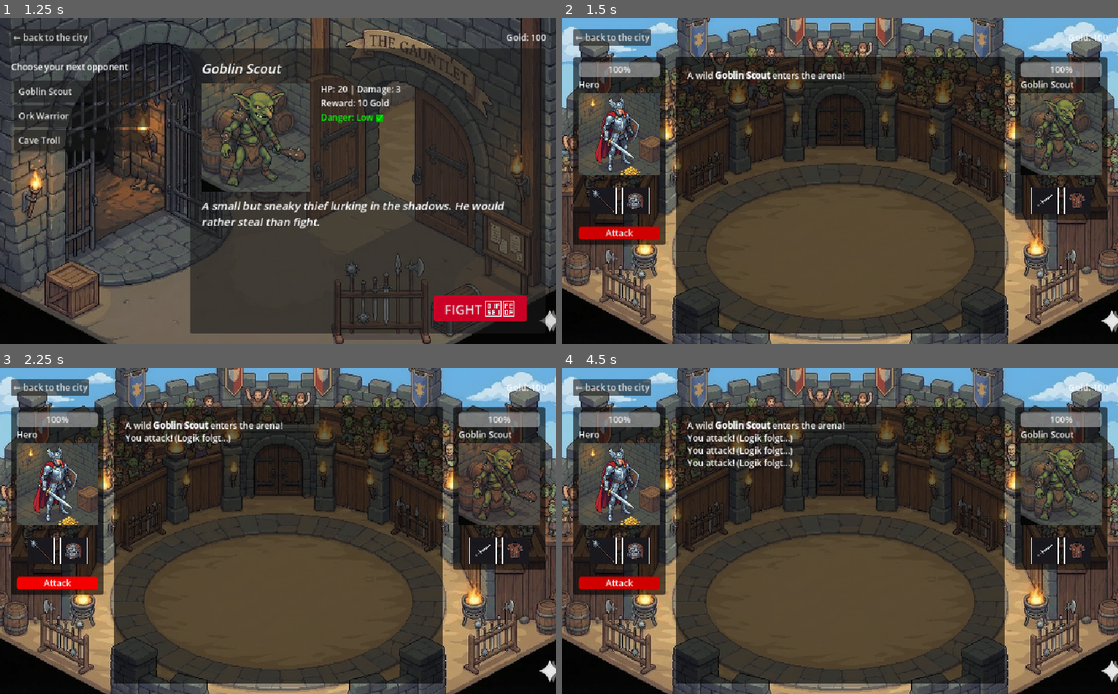
Above: before the commit, frames 1-4 (two rows, left to right).
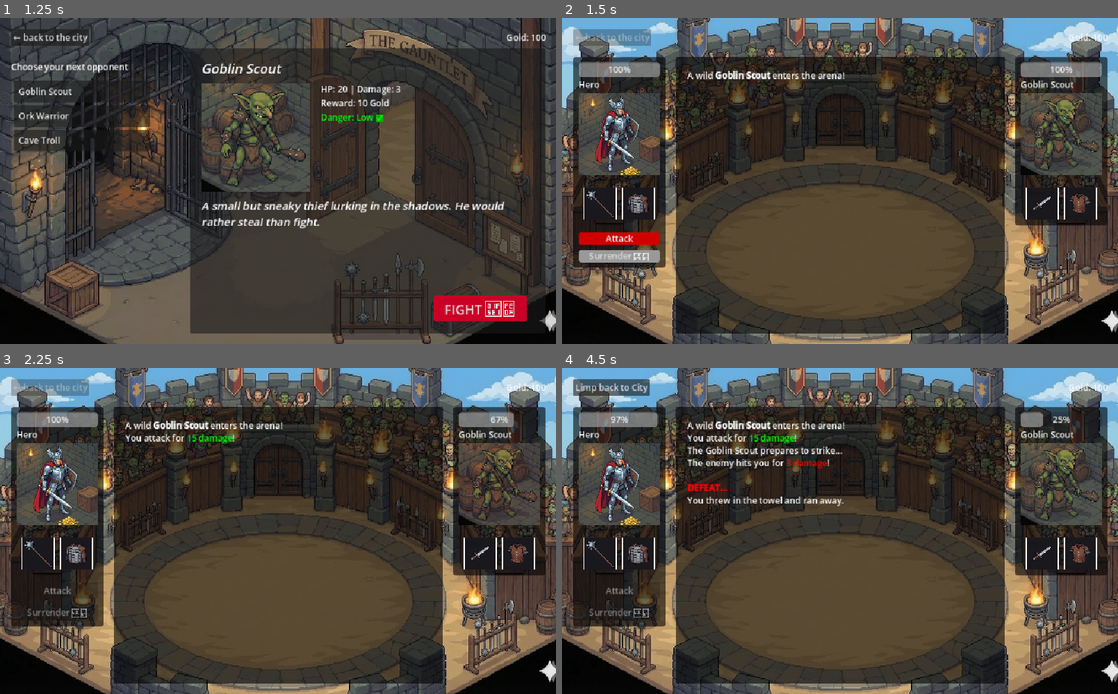
Above: after the commit, the same moments.

Repository: Plata101/Arena-In-Luskan-Godot
Game: Godot game, scene res://scenes/city_hub.tscn
The game is run twice, just before and just after one commit, with the same random seed, the same clock (stepped at 60 frames per second) and the same inputs. The engine's default icon, where the game draws it, is replaced by a stand-in: a white triangle on a blue panel in a dark square.
Inputs (mouse positions are in pixels of both pictures, inside the frame that each line leads up to):
- Up to frame 1 (1.25 s): click "Enter Arena" at 0.5 s
- Up to frame 2 (1.5 s): click "FIGHT 🗡️" at 1.25 s
- Up to frame 3 (2.25 s): click "Attack" at 2 s
- Up to frame 4 (4.5 s): click (617, 583) at 2.75 s, where only the run before the commit has a clickable "Attack"; click (617, 583) at 3.5 s, where only the run before the commit has a clickable "Attack"; click (617, 605) at 4.25 s, where only the run after the commit has a clickable "Surrender 🏳️"

Frame 1 is identical in both runs. In frame 2, 3.4% of the frame differs, in the area x 2-98%, y 3-77%; in frame 3, 4.3%; in frame 4, 5.3%, in the area x 2-98%, y 3-80%.

Commit message:
battle logik added

Diff:
--- a/scenes/battle.tscn
+++ b/scenes/battle.tscn
@@ -40,6 +40,19 @@
 
 [sub_resource type="StyleBoxFlat" id="StyleBoxFlat_6vh42"]
 bg_color = Color(0.819608, 0, 0, 1)
+corner_radius_top_left = 5
+corner_radius_top_right = 5
+corner_radius_bottom_right = 5
+corner_radius_bottom_left = 5
+
+[sub_resource type="StyleBoxFlat" id="StyleBoxFlat_yahae"]
+bg_color = Color(0.360784, 0.360784, 0.360784, 1)
+corner_radius_top_left = 5
+corner_radius_top_right = 5
+corner_radius_bottom_right = 5
+corner_radius_bottom_left = 5
+
+[sub_resource type="StyleBoxFlat" id="StyleBoxFlat_f4pi3"]
 corner_radius_top_left = 5
 corner_radius_top_right = 5
 corner_radius_bottom_right = 5
@@ -142,7 +155,7 @@
 alignment = 1
 
 [node name="WeaponSlot" type="PanelContainer" parent="MarginContainer/VBoxContainer/BattleField/HeroPanel/HeroColumn/HeroEquipment"]
-custom_minimum_size = Vector2(50, 50)
+custom_minimum_size = Vector2(60, 60)
 layout_mode = 2
 theme_override_styles/panel = SubResource("StyleBoxFlat_4k1nj")
 
@@ -153,7 +166,7 @@
 stretch_mode = 5
 
 [node name="ArmorSlot" type="PanelContainer" parent="MarginContainer/VBoxContainer/BattleField/HeroPanel/HeroColumn/HeroEquipment"]
-custom_minimum_size = Vector2(50, 50)
+custom_minimum_size = Vector2(60, 60)
 layout_mode = 2
 theme_override_styles/panel = SubResource("StyleBoxFlat_4k1nj")
 
@@ -176,6 +189,19 @@
 theme_override_styles/normal = SubResource("StyleBoxFlat_6vh42")
 text = "Attack"
 
+[node name="Spacer3" type="Control" parent="MarginContainer/VBoxContainer/BattleField/HeroPanel/HeroColumn"]
+custom_minimum_size = Vector2(0, 1)
+layout_mode = 2
+
+[node name="SurrenderButton" type="Button" parent="MarginContainer/VBoxContainer/BattleField/HeroPanel/HeroColumn"]
+unique_name_in_owner = true
+layout_mode = 2
+theme_override_styles/focus = SubResource("StyleBoxEmpty_p1qf1")
+theme_override_styles/hover = SubResource("StyleBoxFlat_yahae")
+theme_override_styles/pressed = SubResource("StyleBoxFlat_a12nh")
+theme_override_styles/normal = SubResource("StyleBoxFlat_f4pi3")
+text = "Surrender 🏳️"
+
 [node name="LogArea" type="PanelContainer" parent="MarginContainer/VBoxContainer/BattleField"]
 layout_mode = 2
 size_flags_horizontal = 3
@@ -220,7 +246,7 @@
 alignment = 1
 
 [node name="WeaponSlot" type="PanelContainer" parent="MarginContainer/VBoxContainer/BattleField/EnemyPanel/EnemyColumn/EnemyEquipment"]
-custom_minimum_size = Vector2(50, 50)
+custom_minimum_size = Vector2(60, 60)
 layout_mode = 2
 theme_override_styles/panel = SubResource("StyleBoxFlat_4k1nj")
 
@@ -231,7 +257,7 @@
 stretch_mode = 5
 
 [node name="ArmorSlot" type="PanelContainer" parent="MarginContainer/VBoxContainer/BattleField/EnemyPanel/EnemyColumn/EnemyEquipment"]
-custom_minimum_size = Vector2(50, 50)
+custom_minimum_size = Vector2(60, 60)
 layout_mode = 2
 theme_override_styles/panel = SubResource("StyleBoxFlat_4k1nj")
 
@@ -242,3 +268,4 @@
 stretch_mode = 5
 
 [connection signal="pressed" from="MarginContainer/VBoxContainer/BattleField/HeroPanel/HeroColumn/AttackButton" to="." method="_on_attack_button_pressed"]
+[connection signal="pressed" from="MarginContainer/VBoxContainer/BattleField/HeroPanel/HeroColumn/SurrenderButton" to="." method="_on_surrender_button_pressed"]
--- a/scripts/arenaPrep.gd
+++ b/scripts/arenaPrep.gd
@@ -46,7 +46,7 @@
 	{
 		"id": "troll",
 		"name": "Cave Troll",
-		"hp": 100,
+		"hp": 200,
 		"damage": 12,
 		"reward_gold": 100,
 		"icon": "res://assets/sprites/troll.png",
--- a/scripts/battle.gd
+++ b/scripts/battle.gd
@@ -1,59 +1,89 @@
 extends Control
 
+# --- UI REFERENZEN (Unique Names) ---
+# Header & Navigation
 @onready var goldLabel = %GoldLabel
 @onready var btnBack = %BtnBack
+
+# Hero Stats & UI
+@onready var heroName = %HeroName
+@onready var heroHealthBar = %HeroHealth   # WICHTIG: Muss im Editor existieren!
+@onready var heroVisual = %HeroVisual     # WICHTIG: Muss im Editor existieren!
+@onready var heroWeaponIcon = %HeroWeaponIcon
+@onready var heroArmorIcon = %HeroArmorIcon
+
+# Enemy Stats & UI
 @onready var enemyName = %EnemyName
 @onready var enemyHealthBar = %EnemyHealth
 @onready var enemyVisual = %EnemyVisual
-@onready var heroWeaponIcon = %HeroWeaponIcon
-@onready var heroArmorIcon = %HeroArmorIcon
 @onready var enemyWeaponIcon = %EnemyWeaponIcon
 @onready var enemyArmorIcon = %EnemyArmorIcon
 
-
+# Kampf-Interface
 @onready var battleLog = %BattleLog
 @onready var attackButton = %AttackButton
-
-@onready var heroName = %HeroName
-
+@onready var surrenderButton = %SurrenderButton # Tippfehler korrigiert
+
+# --- SPIEL LOGIK VARIABLEN ---
+var current_enemy_max_hp = 0
+var current_enemy_hp = 0
+var current_hero_hp = 100
+var max_hero_hp = 100
+
+# Schadenswerte
+var hero_damage = 15      # Festwert (später Variabel)
+var enemy_damage = 8      # Wird durch setupBattle überschrieben
+
+
+# --- LIFECYCLE ---
 
 func _ready():
-
-		# HELD EQUIPMENT LADEN (Dummy Daten für MVP)
-	# Später holen wir das aus GameManager.player_equipment
+	# 1. UI Initialisieren
+	if goldLabel:
+		goldLabel.text = "Gold: " + str(GameManager.currentGold)
+
+	if btnBack:
+		btnBack.pressed.connect(_on_btn_back_pressed)
+		btnBack.disabled = true # Flucht ist erst nach Sieg oder Niederlage möglich
+
+	# 2. Buttons verbinden (ACHTUNG: ohne "()" am Ende!)
+	attackButton.pressed.connect(_on_attack_button_pressed)
+	surrenderButton.pressed.connect(_on_surrender_button_pressed)
+
+	# 3. Held Equipment laden (Dummy Daten)
 	load_slot(heroWeaponIcon, "res://assets/sprites/morningstar.png")
 	load_slot(heroArmorIcon, "res://assets/sprites/scale.png")
 
-
-	if goldLabel:
-		goldLabel.text = "Gold: " + str(GameManager.currentGold)
-
-	if btnBack:
-		btnBack.pressed.connect(_on_btn_back_pressed)
-
+	# 4. Kampf vorbereiten
 	if GameManager.currentEnemy:
 		setupBattle(GameManager.currentEnemy)
 	else:
-		logText("[color=red]No opponent found![/color]")
-
+		logText("[color=red]Error: No opponent found![/color]")
+
+# --- SETUP ---
 
 func setupBattle(enemyData):
 	# Namen setzen
 	heroName.text = "Hero"
 	enemyName.text = enemyData.get("name", "Unknown")
 
-	# HP setzen
-	var maxHp = enemyData.get("hp", 10)
-	enemyHealthBar.max_value = maxHp
-	enemyHealthBar.value = maxHp
-
-	# Bild / Rüstung setzten
+	# Interne Variablen setzen
+	current_enemy_max_hp = enemyData.get("hp", 20)
+	current_enemy_hp = current_enemy_max_hp
+	enemy_damage = enemyData.get("damage", 5)
+
+	# Health Bars initialisieren
+	enemyHealthBar.max_value = current_enemy_max_hp
+	enemyHealthBar.value = current_enemy_hp
+
+	heroHealthBar.max_value = max_hero_hp
+	heroHealthBar.value = current_hero_hp
+
+	# Gegner Bild laden
 	if "icon" in enemyData and enemyData["icon"] != null:
-		# WICHTIG: Wir müssen den Pfad (String) laden!
 		enemyVisual.texture = load(enemyData["icon"])
 
-	# GEGNER EQUIPMENT LADEN
-	# Wir nutzen eine Hilfsfunktion, falls kein Icon da ist
+	# Gegner Equipment laden
 	if "weapon" in enemyData:
 		load_slot(enemyWeaponIcon, enemyData["weapon"])
 	else:
@@ -64,65 +94,135 @@
 	else:
 		clear_slot(enemyArmorIcon)
 
-	# Start message
+	# Startnachricht
 	logText("A wild [b]" + enemyName.text + "[/b] enters the arena!")
 
-
-# HELPER FUNCTIONS
+# --- KAMPF LOGIK (RUNDENBASIERT) ---
+
+func _on_attack_button_pressed():
+	# Buttons sperren, damit Spieler nicht spammen kann
+	attackButton.disabled = true
+	surrenderButton.disabled = true
+
+	# --- RUNDE 1: HELD GREIFT AN ---
+	var dmg = hero_damage # Hier später Random (z.B. randi_range(10, 15))
+	current_enemy_hp -= dmg
+
+	# Visuelles Feedback
+	logText("You attack for [color=green]" + str(dmg) + " damage[/color]!")
+	animate_damage(enemyVisual)
+	update_health_bar(enemyHealthBar, current_enemy_hp)
+
+	# Check: Gegner besiegt?
+	if current_enemy_hp <= 0:
+		win_battle()
+		return # Funktion beenden, Gegner ist tot
+
+	# Kurze Pause für Spannung (1 Sekunde)
+	await get_tree().create_timer(1.0).timeout
+
+	# --- RUNDE 2: GEGNER GREIFT AN ---
+	logText("The " + enemyName.text + " prepares to strike...")
+
+	# Pause für Reaktion
+	await get_tree().create_timer(1.0).timeout
+
+	var received_dmg = enemy_damage
+	current_hero_hp -= received_dmg
+
+	# Visuelles Feedback
+	logText("The enemy hits you for [color=red]" + str(received_dmg) + " damage[/color]!")
+	if heroVisual:
+		animate_damage(heroVisual)
+	update_health_bar(heroHealthBar, current_hero_hp)
+
+	# Check: Held besiegt?
+	if current_hero_hp <= 0:
+		lose_battle("dead")
+		return # Funktion beenden
+
+	# --- ENDE DER RUNDE ---
+	# Buttons wieder freigeben
+	attackButton.disabled = false
+	surrenderButton.disabled = false
+
+func _on_surrender_button_pressed():
+	lose_battle("surrender")
+
+# --- GEWINNEN / VERLIEREN ---
+
+func win_battle():
+	logText("\n[b][color=yellow]VICTORY![/color][/b]")
+	logText("You stomp your enemy into the ground.")
+
+	# Belohnung
+	var reward = GameManager.currentEnemy.get("reward_gold", 0)
+	GameManager.currentGold += reward
+	goldLabel.text = "Gold: " + str(GameManager.currentGold)
+
+	# Navigation aktivieren
+	btnBack.disabled = false
+	btnBack.text = "Return to City like a king"
+
+	# Kampf Buttons deaktiviert lassen
+	attackButton.disabled = true
+	surrenderButton.disabled = true
+
+func lose_battle(reason):
+	attackButton.disabled = true
+	surrenderButton.disabled = true
+
+	logText("\n[b][color=red]DEFEAT...[/color][/b]")
+
+	if reason == "surrender":
+		logText("You threw in the towel and ran away.")
+	else:
+		logText("You are severely wounded and drag yourself out of the arena.")
+
+	btnBack.disabled = false
+	btnBack.text = "Limp back to City"
+
+# --- VISUALS & ANIMATIONS ---
+
+func update_health_bar(bar: ProgressBar, new_value: int):
+	# Erstellt eine flüssige Animation des Balkens
+	var tween = create_tween()
+	tween.tween_property(bar, "value", new_value, 0.4).set_trans(Tween.TRANS_SINE)
+
+func animate_damage(target_visual: Control):
+	if target_visual == null: return
+
+	# 1. Rot aufblitzen
+	var color_tween = create_tween()
+	color_tween.tween_property(target_visual, "modulate", Color(1, 0.3, 0.3), 0.1)
+	color_tween.tween_property(target_visual, "modulate", Color.WHITE, 0.1)
+
+	# 2. Wackeln (Shake)
+	var shake_tween = create_tween()
+	var original_pos = target_visual.position
+	var strength = 5.0 # Stärke in Pixeln
+
+	shake_tween.tween_property(target_visual, "position:x", original_pos.x + strength, 0.05)
+	shake_tween.tween_property(target_visual, "position:x", original_pos.x - strength, 0.05)
+	shake_tween.tween_property(target_visual, "position:x", original_pos.x, 0.05)
+
+func logText(text: String):
+	battleLog.append_text("\n" + text)
+
+# --- HELPER FUNCTIONS ---
 
 func load_slot(icon_node: TextureRect, path: String):
-	print("Versuche Slot zu laden: ", path) # DEBUG
+	if icon_node == null: return
+
 	if path and ResourceLoader.exists(path):
 		icon_node.texture = load(path)
 		icon_node.visible = true
 	else:
-		# Falls Pfad falsch oder leer -> Slot leer anzeigen
 		icon_node.texture = null
 
 func clear_slot(icon_node: TextureRect):
-	icon_node.texture = null
-
-
-
-# LOG
-
-
-func logText(text: String):
-	battleLog.append_text("\n" + text)
-
-
-# BUTTONS
+	if icon_node:
+		icon_node.texture = null
 
 func _on_btn_back_pressed():
 	get_tree().change_scene_to_file("res://scenes/city_hub.tscn")
-
-func _on_attack_button_pressed():
-	animateDamage(enemyVisual)
-	logText("You attack! (Logik folgt...)")
-
-
-# ANIMATIONS
-
-func animateDamage(target_visual: Control):
-	# Einen neuen "Tween" (Zwischenbild-Berechner) erstellen
-	var tween = create_tween()
-
-	# 1. Rot aufblitzen (Modulate Farbe ändern)
-	# Von normal (weiss) zu rot in 0.1 sekunden
-	tween.tween_property(target_visual, "modulate", Color(1, 0.3, 0.3), 0.1)
-	# Und wieder zurück zu weiss
-	tween.tween_property(target_visual, "modulate", Color.WHITE, 0.1)
-
-	# 2. Wackeln (Parallel dazu)
-	# Da wir "shake" wollen, machen wir das etwas manueller oder simpler:
-	# Wir schieben das Bild kurz nach rechts und links
-	var shake_tween = create_tween()
-	var original_pos = target_visual.position # Die aktuelle Position merken
-	var strength = 2.0 # Wie stark es wackelt (in Pixeln)
-
-	# Schritt 1: Nach rechts schieben (in 0.05 Sek)
-	shake_tween.tween_property(target_visual, "position:x", original_pos.x + strength, 0.05)
-	# Schritt 2: Nach links schieben (über die Mitte hinaus)
-	shake_tween.tween_property(target_visual, "position:x", original_pos.x - strength, 0.05)
-	# Schritt 3: Wieder zurück zur Original-Position
-	shake_tween.tween_property(target_visual, "position:x", original_pos.x, 0.05)
Not shown: 1 places in scenes/battle.tscn that only renumber resources
